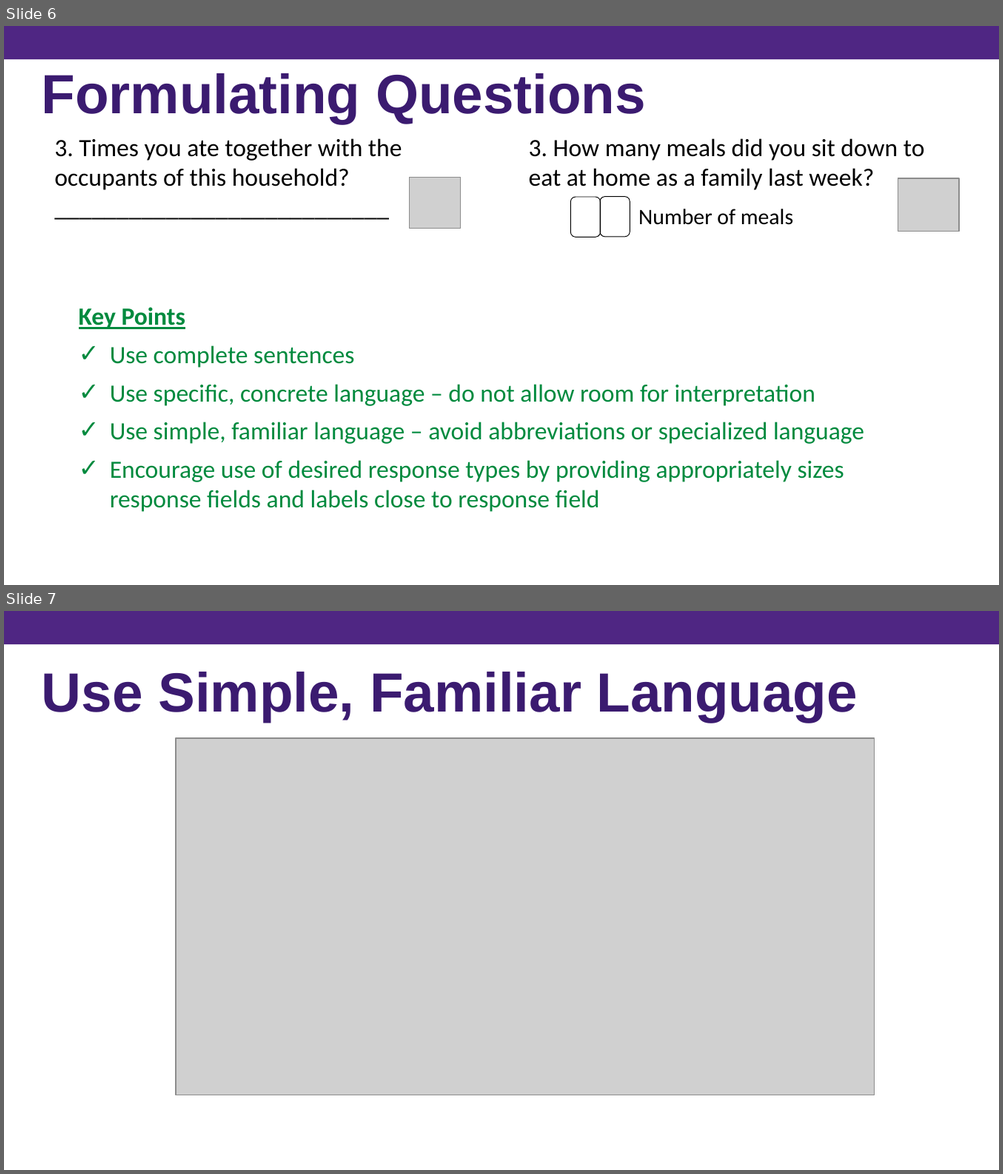
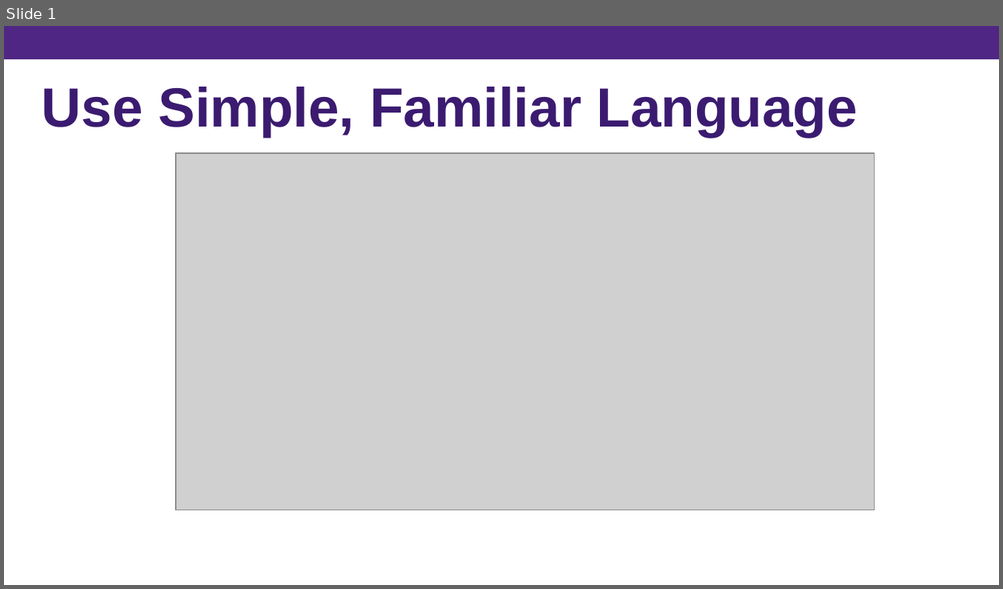
Before and after one commit to kpuka/SIMAH, a slide deck: images/posts/survey_design/Survey Design (PowerPoint) - Copy.pptx. Shown one above the other, each under a label of ours: slides 6 and 7 before the commit, slide 1 after it. The pictures are 1003x1174 and 1003x589 pixels, drawn with LibreOffice and Linux fonts; fonts in the diff are those of the drawing; grey boxes stand for pictures. Boxes give left, top, right and bottom in pixels: in the first picture for what was removed or moved away, otherwise in the second. Text is boxed around its words. In the diff, an @@ line names an element or a change of style, - is before the commit and + after.

```diff
--- a/images/posts/survey_design/Survey Design (PowerPoint) - Copy.pptx
+++ b/images/posts/survey_design/Survey Design (PowerPoint) - Copy.pptx
@@ slide 6 removed at box(4, 26, 999, 585), background #FFFFFF @@
@@ rectangle removed at box(4, 26, 999, 60) @@
@@ text removed at box(42, 73, 646, 124) @@
-Formulating Questions
@@ text removed at box(54, 138, 402, 190) @@
-3. Times you ate together with the occupants of this household?
-___________________________
@@ text removed at box(529, 138, 925, 225) @@
-3. How many meals did you sit down to eat at home as a family last week?
-Number of meals
@@ picture removed at box(409, 177, 460, 228) @@
@@ picture removed at box(897, 178, 958, 231) @@
@@ rounded rectangle removed at box(570, 197, 600, 237) @@
@@ rounded rectangle removed at box(600, 197, 629, 237) @@
@@ text removed at box(79, 307, 864, 512) @@
-Key Points
-✓ Use complete sentences
-✓ Use specific, concrete language – do not allow room for interpretation
-✓ Use simple, familiar language – avoid abbreviations or specialized language
-✓ Encourage use of desired response types by providing appropriately sizes response fields and labels close to response field
@@ rectangle removed at box(4, 511, 999, 585) @@
@@ what was slide 7 is now slide 1 @@
```
Also in this commit, not shown: 5 other slides removed, 2 other files.
